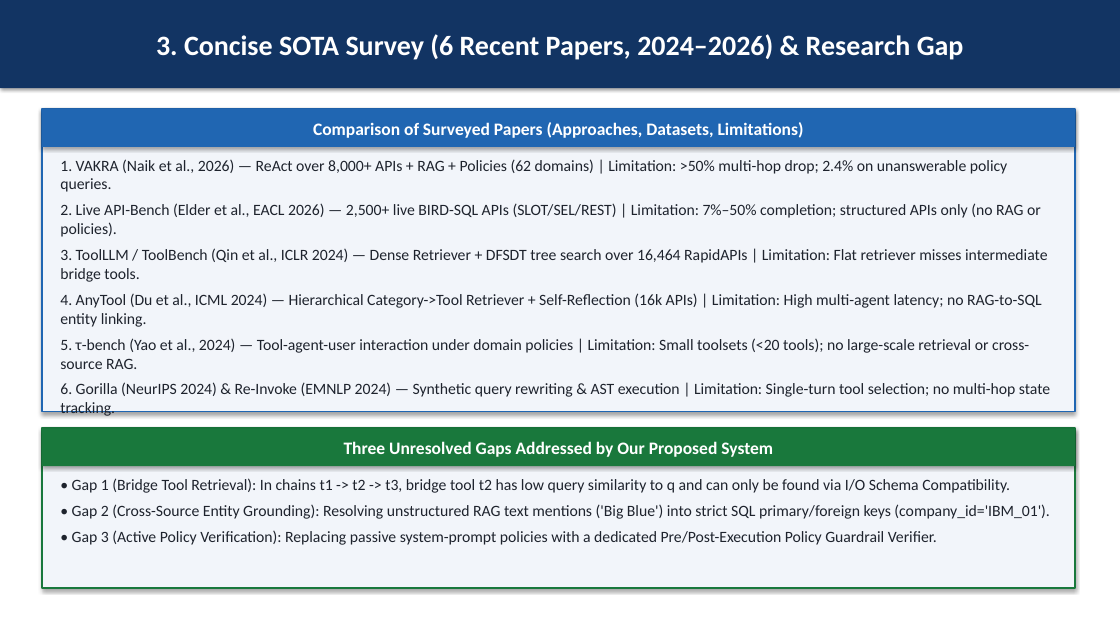
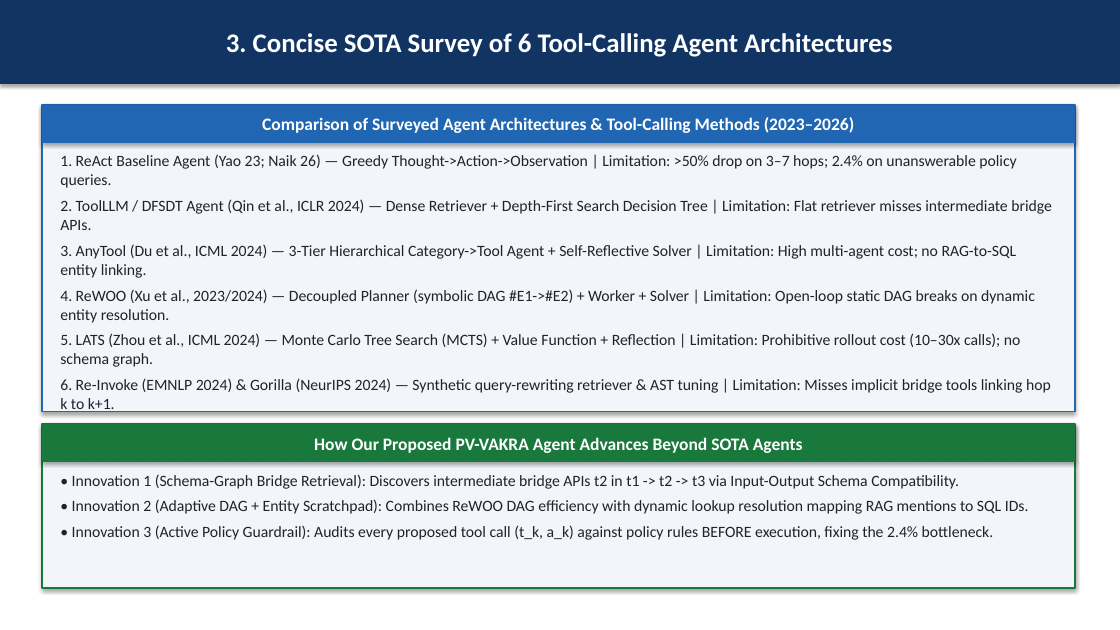
Before and after one commit to NancyHisham/SemEval-2027-Task-11-VAKRA-Advanced, a slide deck: slide 4 of Presentation_VAKRA_Nov21.pptx. Drawn at 1120x630 pixels with LibreOffice and Linux fonts; fonts in the diff are those of the drawing. Boxes give left, top, right and bottom in pixels: in the first picture for what was removed or moved away, otherwise in the second. Text is boxed around its words. In the diff, an @@ line names an element or a change of style, - is before the commit and + after.

```diff
--- a/Presentation_VAKRA_Nov21.pptx
+++ b/Presentation_VAKRA_Nov21.pptx
@@ rectangle "3. Concise SOTA Survey of ...": place and size @@
-rectangle "3. Concise SOTA Survey of ..." at box(0, 0, 1120, 88)
+rectangle "3. Concise SOTA Survey of ..." at box(0, 0, 1120, 84)
@@ text in rectangle at box(226, 33, 892, 57): text changed; size 24 to 23 pt @@
-3. Concise SOTA Survey (6 Recent Papers, 2024–2026) & Research Gap
+3. Concise SOTA Survey of 6 Tool-Calling Agent Architectures
@@ rectangle: place and size @@
-rectangle at box(42, 109, 1075, 412)
+rectangle at box(42, 105, 1075, 412)
@@ rectangle "Comparison of Surveyed Agent Architectures ...": place and size @@
-rectangle "Comparison of Surveyed Agent Architectures ..." at box(42, 109, 1075, 147)
+rectangle "Comparison of Surveyed Agent Architectures ..." at box(42, 105, 1075, 143)
@@ text in rectangle at box(262, 117, 854, 133): text changed @@
-Comparison of Surveyed Papers (Approaches, Datasets, Limitations)
+Comparison of Surveyed Agent Architectures & Tool-Calling Methods (2023–2026)
@@ text at box(60, 154, 1052, 414): text changed @@
-1. VAKRA (Naik et al., 2026) — ReAct over 8,000+ APIs + RAG + Policies (62 domains) | Limitation: >50% multi-hop drop; 2.4% on unanswerable policy queries.
-2. Live API-Bench (Elder et al., EACL 2026) — 2,500+ live BIRD-SQL APIs (SLOT/SEL/REST) | Limitation: 7%–50% completion; structured APIs only (no RAG or policies).
-3. ToolLLM / ToolBench (Qin et al., ICLR 2024) — Dense Retriever + DFSDT tree search over 16,464 RapidAPIs | Limitation: Flat retriever misses intermediate bridge tools.
-4. AnyTool (Du et al., ICML 2024) — Hierarchical Category->Tool Retriever + Self-Reflection (16k APIs) | Limitation: High multi-agent latency; no RAG-to-SQL entity linking.
-5. τ-bench (Yao et al., 2024) — Tool-agent-user interaction under domain policies | Limitation: Small toolsets (<20 tools); no large-scale retrieval or cross-source RAG.
-6. Gorilla (NeurIPS 2024) & Re-Invoke (EMNLP 2024) — Synthetic query rewriting & AST execution | Limitation: Single-turn tool selection; no multi-hop state tracking.
+1. ReAct Baseline Agent (Yao 23; Naik 26) — Greedy Thought->Action->Observation | Limitation: >50% drop on 3–7 hops; 2.4% on unanswerable policy queries.
+2. ToolLLM / DFSDT Agent (Qin et al., ICLR 2024) — Dense Retriever + Depth-First Search Decision Tree | Limitation: Flat retriever misses intermediate bridge APIs.
+3. AnyTool (Du et al., ICML 2024) — 3-Tier Hierarchical Category->Tool Agent + Self-Reflective Solver | Limitation: High multi-agent cost; no RAG-to-SQL entity linking.
+4. ReWOO (Xu et al., 2023/2024) — Decoupled Planner (symbolic DAG #E1->#E2) + Worker + Solver | Limitation: Open-loop static DAG breaks on dynamic entity resolution.
+5. LATS (Zhou et al., ICML 2024) — Monte Carlo Tree Search (MCTS) + Value Function + Reflection | Limitation: Prohibitive rollout cost (10–30x calls); no schema graph.
+6. Re-Invoke (EMNLP 2024) & Gorilla (NeurIPS 2024) — Synthetic query-rewriting retriever & AST tuning | Limitation: Misses implicit bridge tools linking hop k to k+1.
@@ rectangle: place and size @@
-rectangle at box(42, 429, 1075, 588)
+rectangle at box(42, 424, 1075, 588)
@@ rectangle "How Our Proposed PV-VAKRA Agent ...": place and size @@
-rectangle "How Our Proposed PV-VAKRA Agent ..." at box(42, 429, 1075, 466)
+rectangle "How Our Proposed PV-VAKRA Agent ..." at box(42, 424, 1075, 462)
@@ text in rectangle at box(314, 437, 803, 453): text changed @@
-Three Unresolved Gaps Addressed by Our Proposed System
+How Our Proposed PV-VAKRA Agent Advances Beyond SOTA Agents
@@ text at box(72, 474, 1029, 540): text changed @@
-• Gap 1 (Bridge Tool Retrieval): In chains t1 -> t2 -> t3, bridge tool t2 has low query similarity to q and can only be found via I/O Schema Compatibility.
-• Gap 2 (Cross-Source Entity Grounding): Resolving unstructured RAG text mentions ('Big Blue') into strict SQL primary/foreign keys (company_id='IBM_01').
-• Gap 3 (Active Policy Verification): Replacing passive system-prompt policies with a dedicated Pre/Post-Execution Policy Guardrail Verifier.
+• Innovation 1 (Schema-Graph Bridge Retrieval): Discovers intermediate bridge APIs t2 in t1 -> t2 -> t3 via Input-Output Schema Compatibility.
+• Innovation 2 (Adaptive DAG + Entity Scratchpad): Combines ReWOO DAG efficiency with dynamic lookup resolution mapping RAG mentions to SQL IDs.
+• Innovation 3 (Active Policy Guardrail): Audits every proposed tool call (t_k, a_k) against policy rules BEFORE execution, fixing the 2.4% bottleneck.
```
Also in this commit, not shown: 6 other slides changed, 7 other files.
